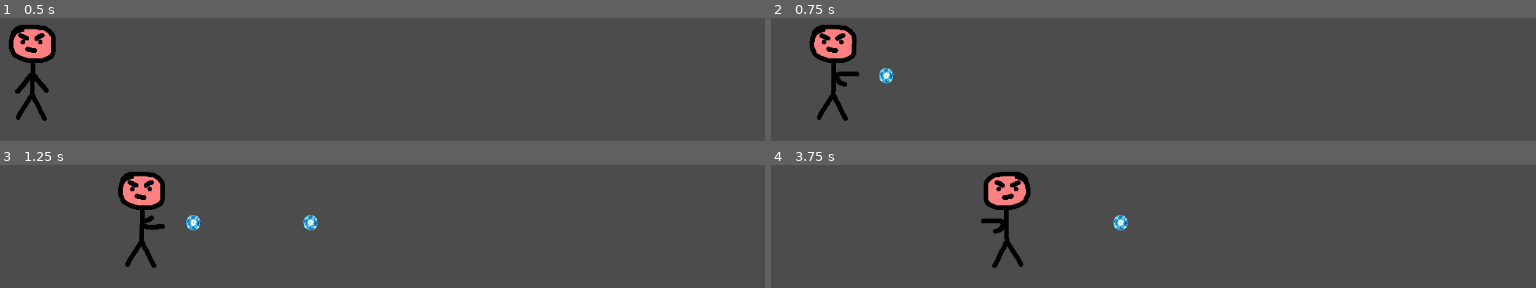
Above: before the commit, frames 1-4 (two rows, left to right).
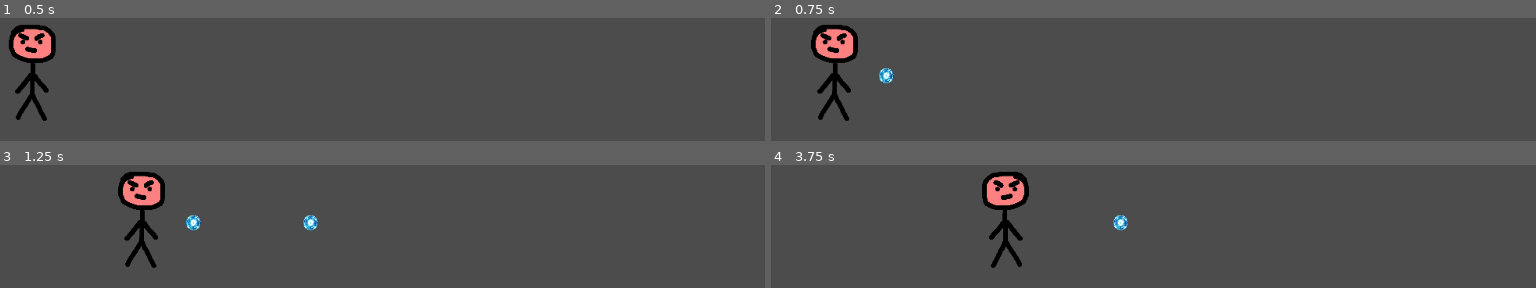
Above: after the commit, the same moments.

Repository: patriciacorhid/elChuloMagias
Game: Godot game, scene res://elChuloMagias.tscn
Two runs of this game, one before a commit and one after it. Both use one fixed random seed, a clock stepped at 60 frames per second and the inputs below.
Inputs:
- Up to frame 1 (0.5 s): no input
- Up to frame 2 (0.75 s): tap Enter at 0.5 s; hold Right from 0.53 s (still down); hold Z from 0.53 s (still down)
- Up to frame 3 (1.25 s): keep holding Right; keep holding Z
- Up to frame 4 (3.75 s): release Right at 1.28 s; release Z at 1.28 s; hold Down 1.28-2.03 s; tap Z at 1.35, 2.85 s; hold Right 2.03-2.78 s; hold Z 2.03-2.78 s; tap Space at 2.75 s; hold Up 2.78-3.53 s; hold Left from 3.53 s (still down); hold Z from 3.53 s (still down)

Frame 1 is identical in both runs. In frame 2, 1.0% of the frame differs, in the area x 4-12%, y 5-84%; in frame 3, 0.3%; in frame 4, 1.0%.

Commit message:
Nada importante

Diff:
--- a/elChulo.gd
+++ b/elChulo.gd
@@ -11,7 +11,7 @@
 # Called when the node enters the scene tree for the first time.
 func _ready():
 	scene_BolaMagia = load("res://BolaMagia.tscn")
-	$Timer.connect("timeout", self, "permitir_disparar")
+	$timer_ataque.connect("timeout", self, "permitir_disparar")
 
 func permitir_disparar():
 	set_animation("Caminar")
@@ -27,7 +27,7 @@
 			bola.get_node("bolaMagia").set_velocidad(Vector2(500, 0))
 			get_parent().add_child(bola)
 			puede_disparar = false
-			$Timer.start(0.5)
+			$timer_ataque.start(0.5)
 			match contador_atacar:
 				0:
 					frame = 0
@@ -37,10 +37,18 @@
 	if Input.is_key_pressed(KEY_LEFT):
 		position.x -= walk_speed*delta
 		set_flip_h(true)
+		set_animation("Caminar")
+		set_playing(true)
 	if Input.is_key_pressed(KEY_RIGHT):
 		position.x += walk_speed*delta
 		set_flip_h(false)
+		set_animation("Caminar")
+		set_playing(true)
 	if Input.is_key_pressed(KEY_UP):
 		position.y -= walk_speed*delta
+		set_animation("CaminarEspaldas")
+		set_playing(true)
 	if Input.is_key_pressed(KEY_DOWN):
 		position.y += walk_speed*delta
+		set_animation("Caminar")
+		playing = true
--- a/elChuloMagias.tscn
+++ b/elChuloMagias.tscn
@@ -46,4 +46,4 @@
 animation = "Caminar"
 script = ExtResource( 2 )
 
-[node name="Timer" type="Timer" parent="ElChulo"]
+[node name="timer_ataque" type="Timer" parent="ElChulo"]
